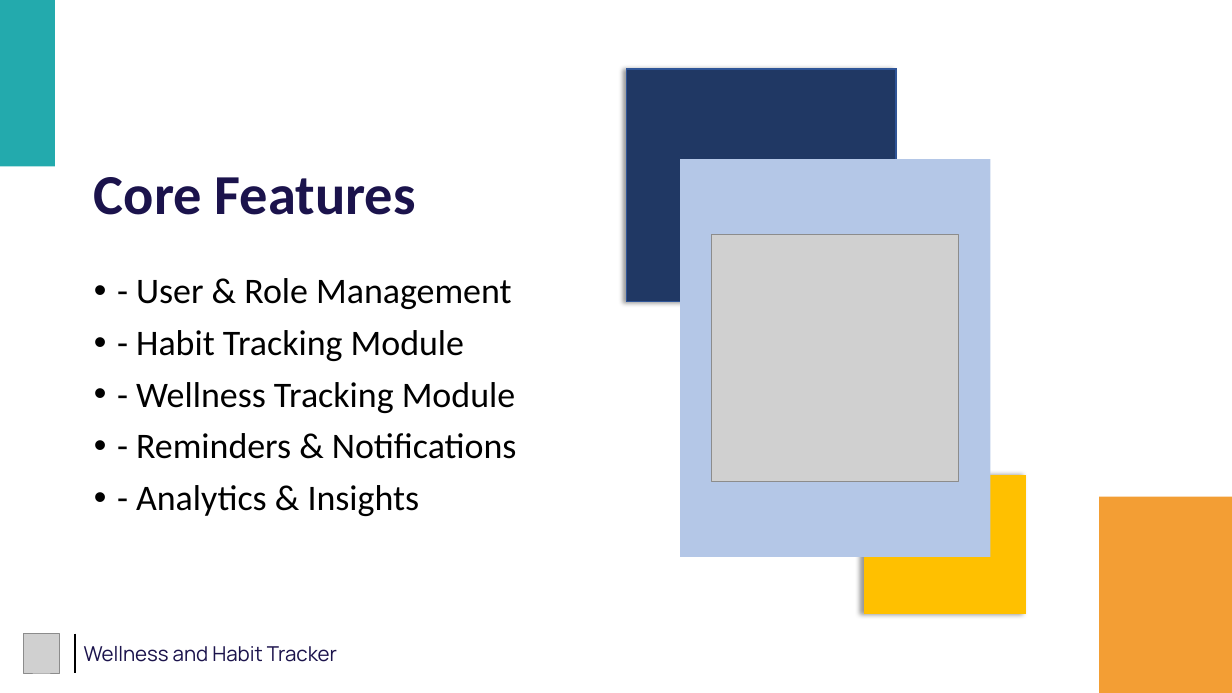
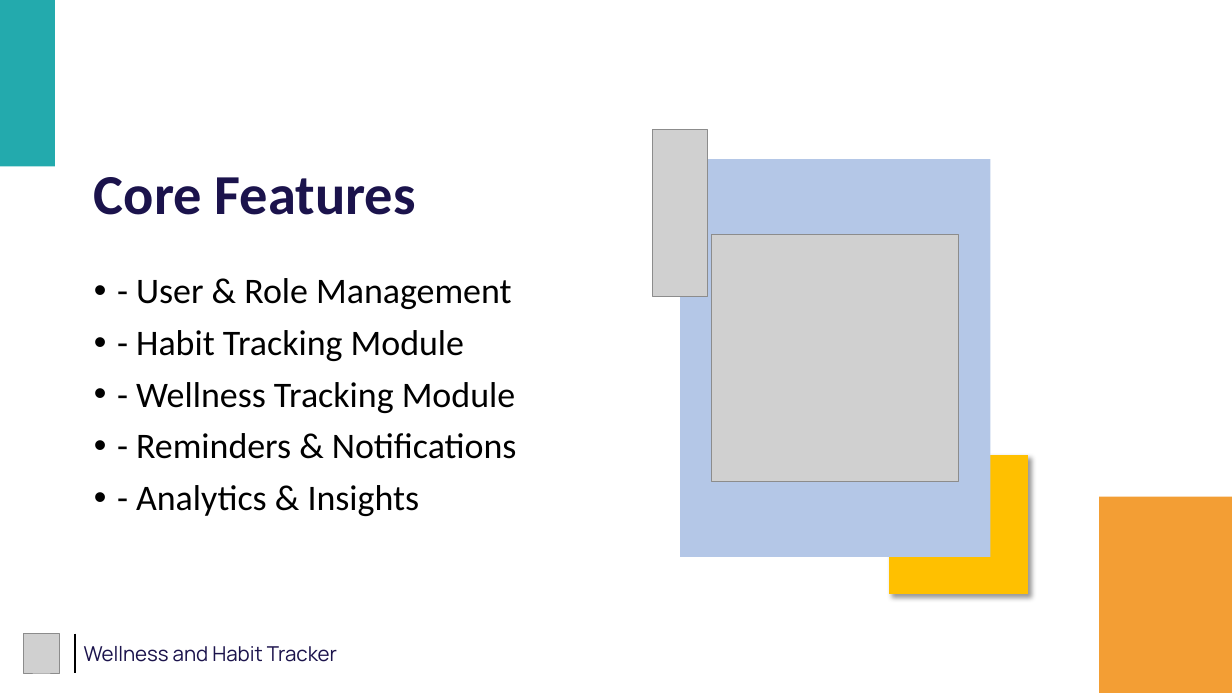
Before and after one commit to vaishnav2002-rma/wellness_habit_tracker, a slide deck: slide 6 of ZennialPro_Project_PPT.pptx. Drawn at 1232x693 pixels with LibreOffice and Linux fonts; fonts in the diff are those of the drawing; grey boxes stand for pictures. Boxes give left, top, right and bottom in pixels: in the first picture for what was removed or moved away, otherwise in the second. Text is boxed around its words. In the diff, an @@ line names an element or a change of style, - is before the commit and + after.

```diff
--- a/ZennialPro_Project_PPT.pptx
+++ b/ZennialPro_Project_PPT.pptx
@@ rectangle removed at <box>627,69,896,302</box> @@
@@ picture added at <box>653,129,707,296</box> @@
@@ rectangle: place and size @@
-rectangle at <box>864,476,1025,614</box>
+rectangle at <box>890,456,1028,593</box>
@@ rectangle at <box>890,456,1028,593</box>: shadow changed @@
```
Also in this commit, not shown: 10 other slides changed, 6 other files.
